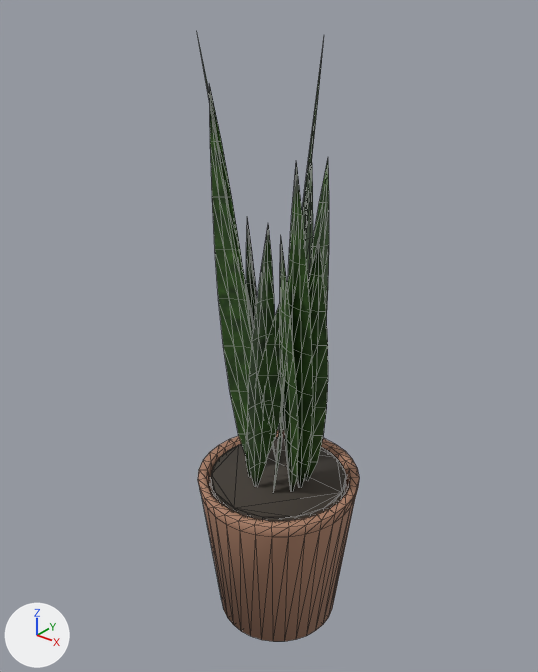
A saved change to the glTF model villa/furniture/study_plant.glb.
Before and after are seen from a 50 mm lens placed at (18.929, 7.46, 1.193), pointed at (18.171, 8.407, 0.606). Arrows for +X, +Y and +Z are at lower left; the lights stay in place. The picture after the commit comes second. Mesh edges are drawn as thin lines. Vertices at exactly the same position are counted once.

Script lines for the objects in view, before the commit:
```python
me_study_plant = bpy.data.meshes.new('study_plant')
me_study_plant.from_pydata(...)  # 580 vertices, 954 faces; spans x -0.157..0.157, y -0.157..0.157, z 0.0..1.117
# faces by material slot: [384, 108, 462]
me_study_plant.materials.append(mat_terracotta)  # brown #ad8169
me_study_plant.materials.append(mat_soil)  # dark grey #423c35
me_study_plant.materials.append(mat_leaf)
ob_study_plant = bpy.data.objects.new('study_plant', me_study_plant)
ob_study_plant.location = (18.2, 8.4, 0.0)
```
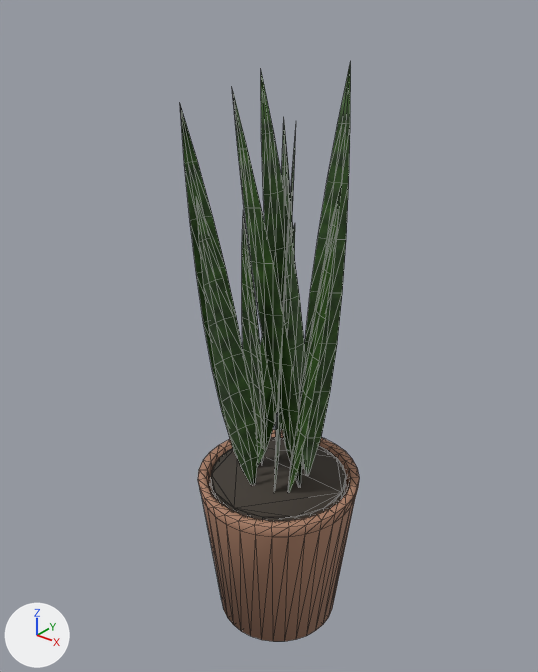
The change in detail:
me_study_plant is used by ob_study_plant; location (18.2, 8.4, 0.0).
me_study_plant had 580 vertices, 954 faces and spanned x -0.157..0.157, y -0.157..0.157, z 0.0..1.117.
me_study_plant now has 580 vertices, 954 faces and spans x -0.157..0.157, y -0.157..0.157, z 0.0..1.068.
me_study_plant part 1: the loose piece of 30 vertices spanning x 0.035..0.099, y -0.072..-0.004, z 0.3..0.952 is multiplied about its middle by the matrix ((0.98, -0.031, -0.209), (0.04, 1.006, 0.02), (0.194, -0.055, 1.123)), then moved by (-0.067, 0.008, 0.044).
me_study_plant part 2: the loose piece of 30 vertices spanning x 0.004..0.026, y 0.042..0.116, z 0.3..0.916 is multiplied about its middle by the matrix ((0.996, 0.088, -0.073), (-0.101, 0.974, -0.218), (0.044, 0.221, 1.223)), then moved by (-0.014, -0.07, 0.074).
me_study_plant part 3: the loose piece of 30 vertices spanning x 0.0..0.014, y 0.028..0.088, z 0.3..0.946 is multiplied about its middle by the matrix ((0.988, -0.077, -0.149), (0.089, 0.993, 0.085), (0.138, -0.092, 1.036)), then moved by (-0.052, 0.028, 0.012).
me_study_plant part 4: the loose piece of 30 vertices spanning x -0.151..-0.036, y -0.023..0.047, z 0.3..1.114 is multiplied about its middle by the matrix ((0.987, 0.027, 0.055), (-0.05, 0.985, 0.118), (-0.034, -0.121, 0.906)), then moved by (0.023, 0.052, -0.033).
me_study_plant part 5: the loose piece of 30 vertices spanning x -0.108..-0.04, y 0.011..0.038, z 0.3..0.808 is multiplied about its middle by the matrix ((0.976, -0.096, 0.199), (0.132, 0.964, -0.22), (-0.176, 0.225, 1.088)), then moved by (0.049, -0.065, 0.028).
me_study_plant part 6: the loose piece of 30 vertices spanning x -0.131..-0.043, y -0.028..-0.011, z 0.3..1.036 is multiplied about its middle by the matrix ((0.979, 0.086, 0.164), (-0.09, 0.953, 0.084), (-0.145, -0.141, 0.676)), then moved by (0.06, 0.038, -0.114).
me_study_plant part 7: the loose piece of 30 vertices spanning x -0.039..0.075, y -0.063..-0.021, z 0.3..0.818 is multiplied about its middle by the matrix ((0.936, -0.086, -0.322), (0.059, 0.982, -0.168), (0.375, 0.11, 1.311)), then moved by (-0.084, -0.042, 0.102).
me_study_plant part 8: the loose piece of 30 vertices spanning x -0.012..0.018, y -0.083..-0.025, z 0.3..0.841 is multiplied about its middle by the matrix ((0.98, 0.083, -0.171), (-0.098, 0.99, -0.108), (0.154, 0.114, 1.063)), then moved by (-0.051, -0.029, 0.019).
me_study_plant part 9: the loose piece of 30 vertices spanning x 0.025..0.079, y -0.061..0.002, z 0.3..1.117 is multiplied about its middle by the matrix ((0.971, -0.049, -0.088), (0.028, 0.99, 0.041), (0.086, -0.068, 0.836)), then moved by (-0.035, 0.019, -0.066).
me_study_plant part 10: the loose piece of 30 vertices spanning x 0.03..0.084, y -0.08..-0.019, z 0.3..0.837 is multiplied about its middle by the matrix ((0.984, 0.149, 0.086), (-0.167, 0.957, 0.227), (-0.038, -0.239, 1.106)), then moved by (0.014, 0.052, 0.035).
me_study_plant part 11: 30 of 580 vertices moved; they spanned x 0.034..0.097, y -0.017..0.027, z 0.3..0.822 and now span x 0.015..0.061, y 0.035..0.137, z 0.3..1.068; mean shift (-0.031, 0.083, 0.123); largest move (0.09, -0.017, 0.822) -> (0.035, 0.137, 1.068).

Location of each change, (x1, y1, x2, y2) in pixels of the pictures (538 x 672 px; the box of a moved part takes in the faces that stretch with it):
'study_plant', reshaped (11% wider)
    before: (198, 39, 359, 642)
    after: (180, 61, 359, 642)
part 1 of me_study_plant, moved or reshaped
    before: (288, 161, 313, 488)
    after: (232, 89, 303, 486)
part 2 of me_study_plant, moved or reshaped
    before: (312, 159, 329, 316)
    after: (261, 72, 306, 468)
part 3 of me_study_plant, moved or reshaped
    before: (304, 164, 313, 285)
    after: (281, 121, 293, 230)
part 4 of me_study_plant, moved or reshaped (mostly hidden afterwards)
    before: (198, 39, 276, 459)
    after: (275, 420, 277, 436)
part 5 of me_study_plant, moved or reshaped
    before: (246, 218, 257, 327)
    after: (242, 212, 265, 463)
part 6 of me_study_plant, moved or reshaped
    before: (209, 83, 252, 455)
    after: (256, 225, 295, 467)
part 7 of me_study_plant, moved or reshaped
    before: (246, 281, 288, 478)
    after: (180, 105, 245, 461)
part 8 of me_study_plant, moved or reshaped
    before: (248, 224, 275, 487)
    after: (196, 198, 258, 485)
part 9 of me_study_plant, moved or reshaped
    before: (274, 41, 324, 490)
    after: (274, 129, 296, 491)
part 10 of me_study_plant, moved or reshaped
    before: (280, 239, 298, 492)
    after: (288, 178, 343, 493)
part 11 of me_study_plant, moved or reshaped
    before: (304, 239, 328, 480)
    after: (303, 61, 351, 474)
